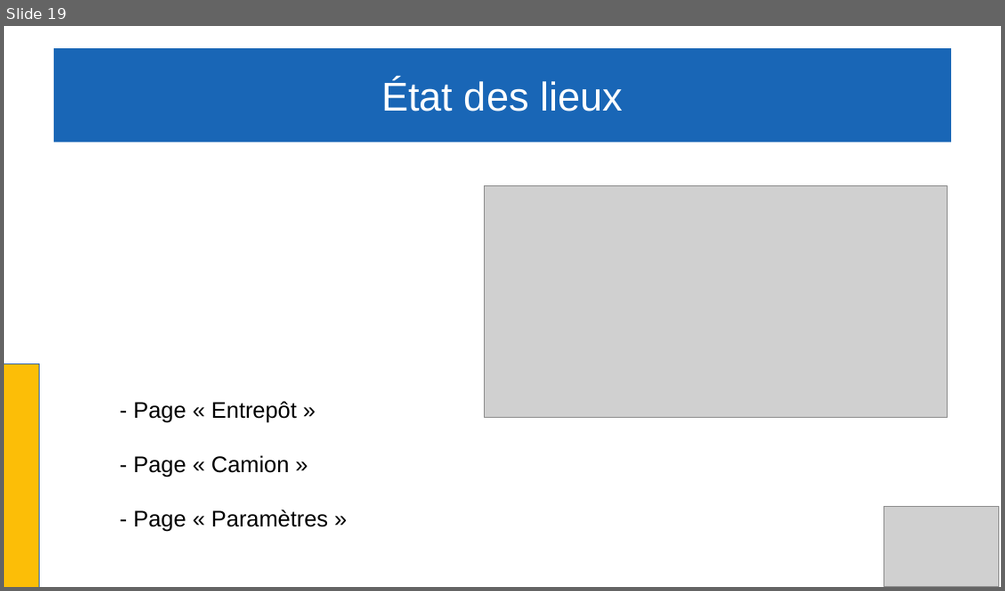
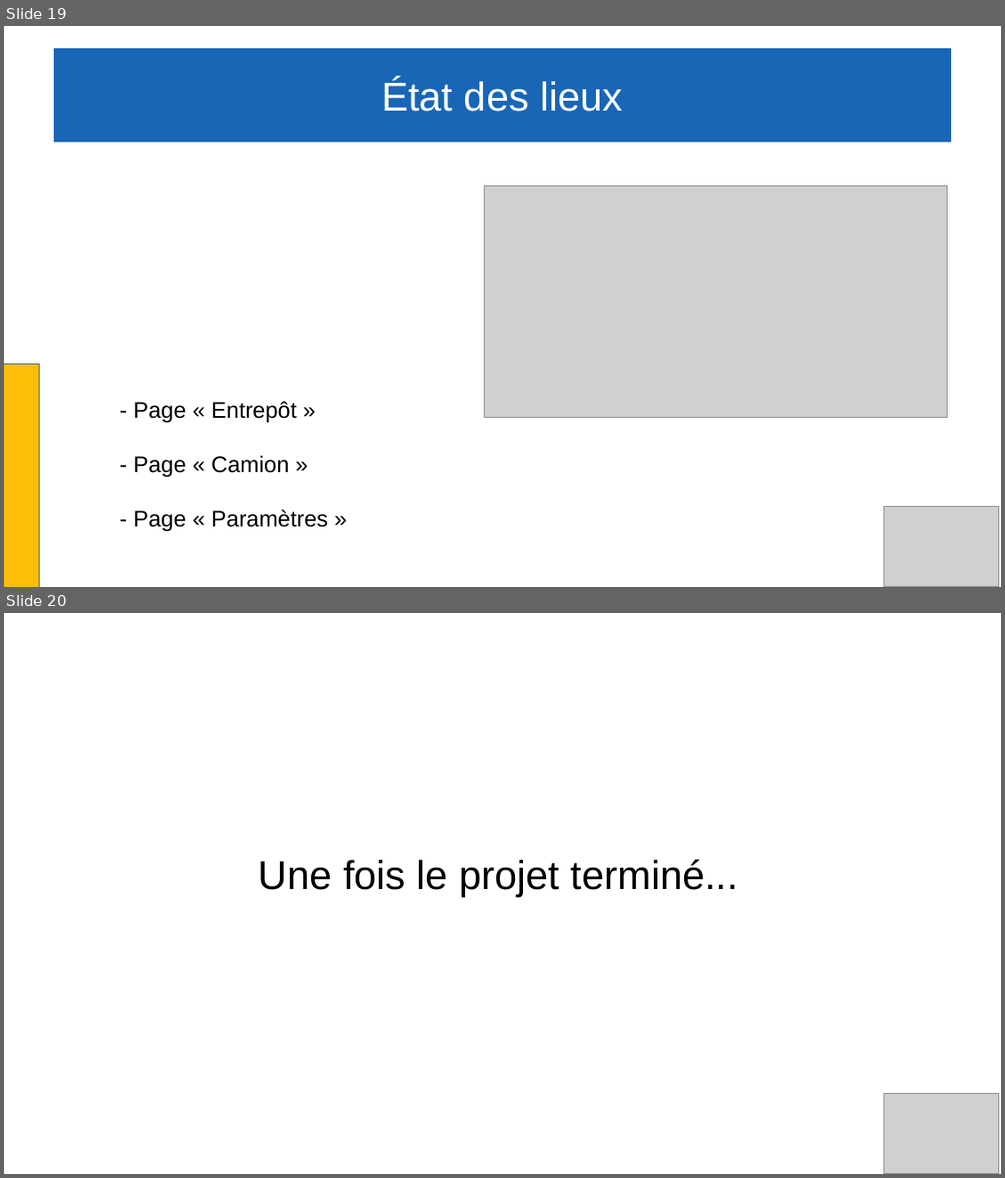
Before and after one commit to Gabin221/Tracking-BLE-documents, a slide deck: Revues/Revues2/Gabin/presentation_gabin.odp. Shown one above the other, each under a label of ours: slide 19 before the commit, slides 19 and 20 after it. The pictures are 1005x591 and 1005x1178 pixels, drawn with LibreOffice and Linux fonts; fonts in the diff are those of the drawing; grey boxes stand for pictures. Boxes give left, top, right and bottom in pixels: in the first picture for what was removed or moved away, otherwise in the second. Text is boxed around its words. In the diff, an @@ line names an element or a change of style, - is before the commit and + after.

```diff
--- a/Revues/Revues2/Gabin/presentation_gabin.odp
+++ b/Revues/Revues2/Gabin/presentation_gabin.odp
@@ slide 20 added at (4, 613, 1001, 1174), background #FFFFFF @@
@@ title added at (259, 859, 738, 897), 32 pt, text #000000 @@
+Une fois le projet terminé...
@@ picture added at (884, 1094, 999, 1173) @@
```
Also in this commit, not shown: 1 other slide added, 2 other files.
